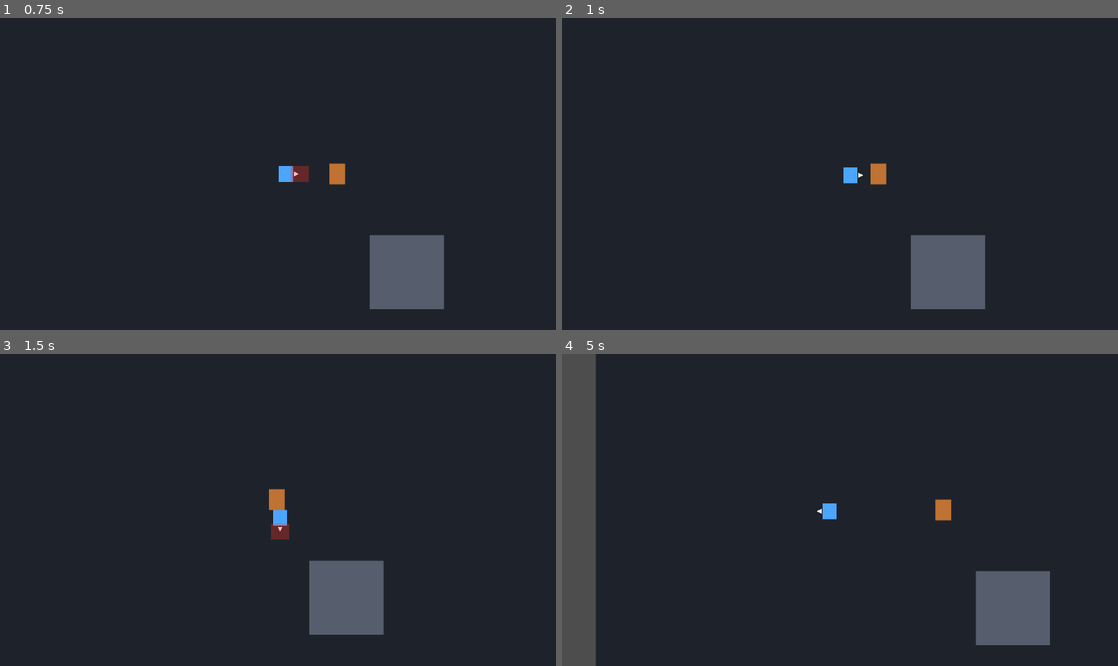
Above: before the commit, frames 1-4 (two rows, left to right).
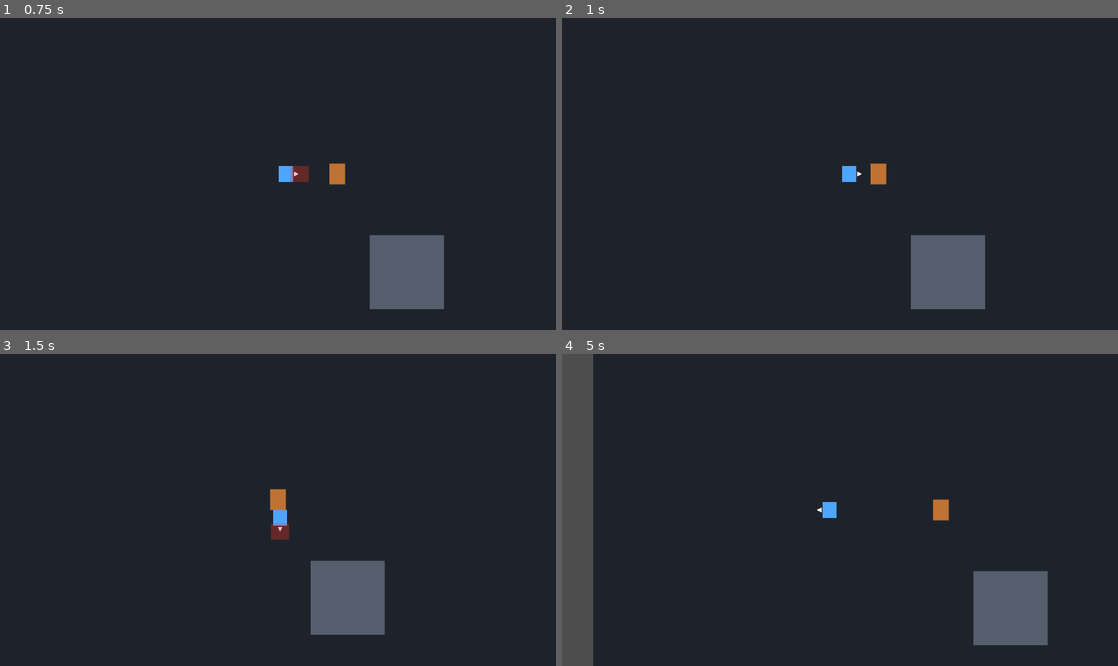
Above: after the commit, the same moments.

Repository: kikajima/dragonballsoullegacy
Game: Godot game, scene res://scenes/bootstrap/bootstrap.tscn
The game is run twice, just before and just after one commit, with the same random seed, the same clock (stepped at 60 frames per second) and the same inputs.
Inputs:
- Up to frame 1 (0.75 s): tap Enter at 0.5 s; hold D (move_right) from 0.53 s (still down); tap J (attack) at 0.6 s
- Up to frame 2 (1 s): keep holding D (move_right)
- Up to frame 3 (1.5 s): release D (move_right) at 1.28 s; hold S (move_down) from 1.28 s (still down); tap J (attack) at 1.35 s
- Up to frame 4 (5 s): release S (move_down) at 2.03 s; hold D (move_right) 2.03-2.78 s; hold Shift (block) 2.03-2.78 s; tap J (attack) every 0.75 s from 2.3 to 4.55 s; hold W (move_up) 2.78-3.53 s; tap L (charge_ki) at 2.85 s; hold A (move_left) from 3.53 s (still down); tap Space (dash) at 3.6 s; tap E (interact) at 4.35 s

Frame 1 is identical in both runs. In frame 2, less than 0.1% of the frame differs, in the area x 50-55%, y 47-54%; in frame 3, 0.2%; in frame 4, 0.8%, in the area x 5-88%, y 0-100%.

Commit message:
balance: slow melee timing for clearer punches

Diff:
--- a/combat/melee/melee_combat_component.gd
+++ b/combat/melee/melee_combat_component.gd
@@ -5,11 +5,11 @@
 signal attack_finished
 signal attack_buffered
 
-@export var attack_duration: float = 0.32
-@export var hitbox_active_from: float = 0.08
-@export var hitbox_active_until: float = 0.22
-@export var combo_chain_from: float = 0.17
-@export var input_buffer_duration: float = 0.24
+@export var attack_duration: float = 0.40
+@export var hitbox_active_from: float = 0.11
+@export var hitbox_active_until: float = 0.29
+@export var combo_chain_from: float = 0.26
+@export var input_buffer_duration: float = 0.22
 @export var attack_hitbox_path: NodePath
 
 @onready var attack_hitbox: HitboxComponent = get_node(attack_hitbox_path) as HitboxComponent
